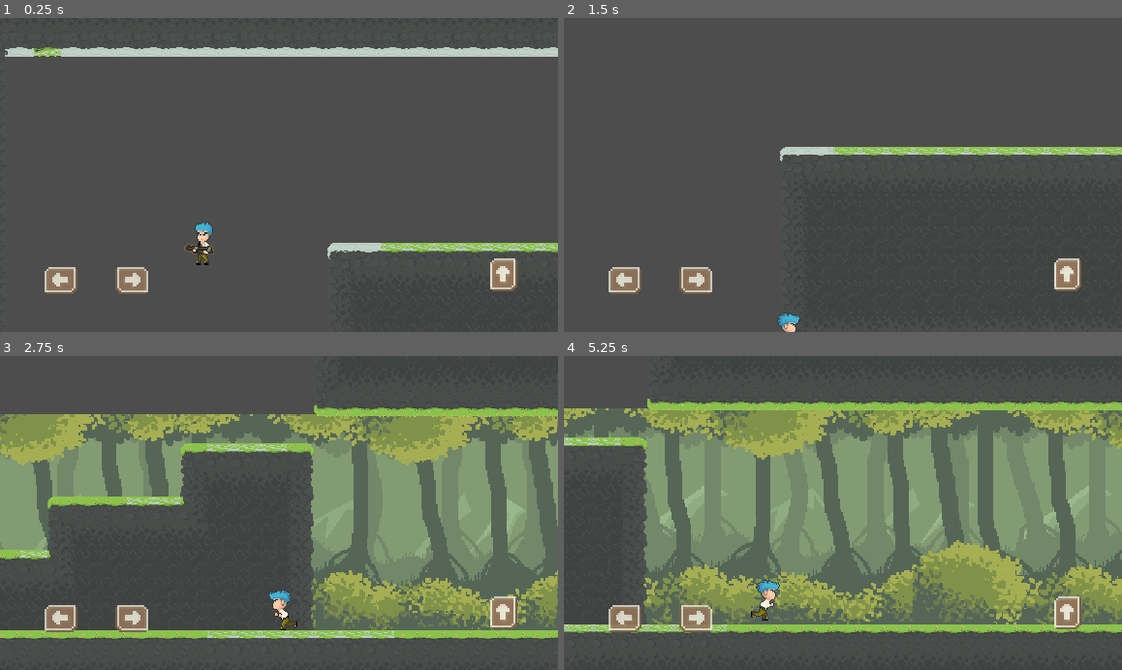
Above: before the commit, frames 1-4 (two rows, left to right).
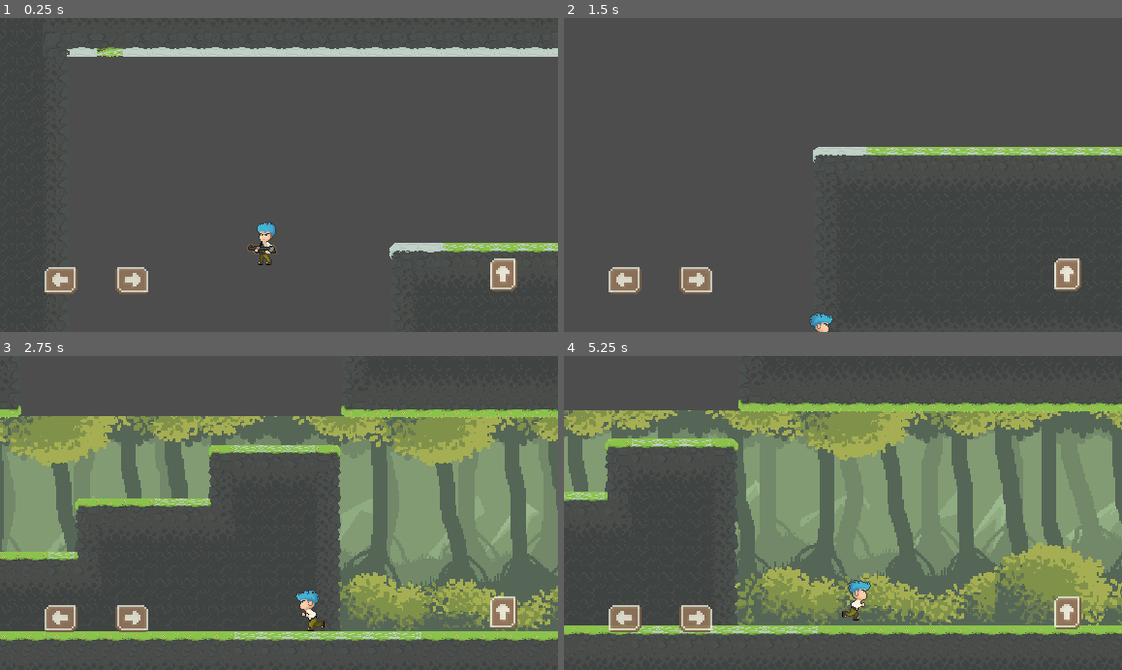
Above: after the commit, the same moments.

Repository: unacosarara/lead_ally
Game: Godot game, scene res://lead/ecenas/stage.tscn
The game is run twice, just before and just after one commit, with the same random seed, the same clock (stepped at 60 frames per second) and the same inputs.
Inputs:
- Up to frame 1 (0.25 s): no input
- Up to frame 2 (1.5 s): tap Enter (ui_accept) at 0.5, 0.77 s; hold Right (ui_right) from 0.53 s (still down)
- Up to frame 3 (2.75 s): tap Enter (ui_accept) at 1.52 s; release Right (ui_right) at 2.03 s; hold Left (ui_left) from 2.03 s (still down)
- Up to frame 4 (5.25 s): release Left (ui_left) at 2.78 s; hold Right (ui_right) 2.78-4.28 s; tap Enter (ui_accept) at 3.02, 3.77, 4.52 s; hold Left (ui_left) 4.28-5.03 s; hold Right (ui_right) from 5.03 s (still down)

The runs differ from the first frame. In frame 1, 2.1% of the frame differs, in the area x 0-100%, y 9-79%; in frame 2, 1.1%; in frame 3, 28%; in frame 4, 39%, in the area x 0-100%, y 13-89%.

Commit message:
0.1.1

Diff:
--- a/lead/ecenas/stage.tscn
+++ b/lead/ecenas/stage.tscn
@@ -6,6 +6,18 @@
 [ext_resource type="Texture2D" uid="uid://cb1ccepawnxpr" path="res://lead/sprites/fondo/1/bosque_back.png" id="4_ht20t"]
 [ext_resource type="Texture2D" uid="uid://b75oh3tf0qw85" path="res://lead/sprites/fondo/1/bosque_front.png" id="5_s5llt"]
 [ext_resource type="Texture2D" uid="uid://4korgkxyf1ht" path="res://lead/sprites/fondo/1/albusto.png" id="6_vmj1j"]
+
+[sub_resource type="RectangleShape2D" id="RectangleShape2D_tns0p"]
+size = Vector2(254.545, 20)
+
+[sub_resource type="RectangleShape2D" id="RectangleShape2D_vsqui"]
+size = Vector2(131.768, 20)
+
+[sub_resource type="RectangleShape2D" id="RectangleShape2D_ak76u"]
+size = Vector2(162.525, 50.9639)
+
+[sub_resource type="RectangleShape2D" id="RectangleShape2D_yj4j2"]
+size = Vector2(157.475, 20)
 
 [node name="Node2D" type="Node2D"]
 
@@ -15,7 +27,31 @@
 texture = ExtResource("1_2d7ut")
 
 [node name="CollisionPolygon2D" type="CollisionPolygon2D" parent="StaticBody2D"]
-polygon = PackedVector2Array(-2332, 284, -2340, 868, 978, 860, 954, 380, 1466, 388, 1444, -92, 1932, -132, 1940, -260, 820, -252, 820, -44, 1288.96, -44.3435, 1314, 196, 130, 196, 138, 452, 850, 436, 834, 708, -2204, 700, -2208, 444, -290, 436, -290, 262)
+polygon = PackedVector2Array(-2332, 284, -2340, 868, 978, 860, 979, 441, 1487, 372, 1484, -58, 1933, -141, 1935, -553, 1335, -608, 625, -589, 625, -62, -325, -60, -338, 45, -272, 54, -268, -33, 659, -33, 658, -481, 1335, -481, 1335, -469, 1845, -470, 1846, -268, 1338, -268, 1336, -255, 824, -255, 826, -34, 1303, -33, 1314, 196, 130, 196, 138, 452, 826, 446, 825, 705, -2208, 705, -2208, 446, -268, 446, -271, 270, -430.808, 263.517)
+
+[node name="CollisionShape2D" type="CollisionShape2D" parent="StaticBody2D"]
+position = Vector2(-490, 683)
+scale = Vector2(0.99, 0.83)
+shape = SubResource("RectangleShape2D_tns0p")
+one_way_collision = true
+
+[node name="CollisionShape2D2" type="CollisionShape2D" parent="StaticBody2D"]
+position = Vector2(-263.225, 618)
+scale = Vector2(0.99, 0.83)
+shape = SubResource("RectangleShape2D_vsqui")
+one_way_collision = true
+
+[node name="CollisionShape2D3" type="CollisionShape2D" parent="StaticBody2D"]
+position = Vector2(-119.45, 566.85)
+scale = Vector2(0.99, 0.83)
+shape = SubResource("RectangleShape2D_ak76u")
+one_way_collision = true
+
+[node name="CollisionShape2D4" type="CollisionShape2D" parent="StaticBody2D"]
+position = Vector2(38.05, 490)
+scale = Vector2(0.99, 0.83)
+shape = SubResource("RectangleShape2D_yj4j2")
+one_way_collision = true
 
 [node name="yosef" parent="." instance=ExtResource("1_pl6ek")]
 position = Vector2(-25, 159)
--- a/lead/ecenas/yosef.gd
+++ b/lead/ecenas/yosef.gd
@@ -7,6 +7,7 @@
 var gravity = ProjectSettings.get_setting("physics/2d/default_gravity")
 @export var animtrtee: AnimationTree
 @export var camara: Camera2D
+
 
 
 func _physics_process(delta):
@@ -28,7 +29,10 @@
 		$sprite_sheet_yosef.position.x = 0
 		$sprite_sheet_yosef.flip_h = false
 	if direction:
-		camara.offset.x = direction * 74
+		if direction > 0 :
+			camara.position.x = 30
+		elif direction < 0 :
+			camara.position.x = -100
 		velocity.x = direction * SPEED
 		animtrtee.set("parameters/conditions/is_run", true)
 		animtrtee.set("parameters/conditions/is_idle", false)
--- a/lead/ecenas/yosef.tscn
+++ b/lead/ecenas/yosef.tscn
@@ -947,7 +947,7 @@
 action = "ui_accept"
 
 [node name="Camera2D" type="Camera2D" parent="."]
-offset = Vector2(74.72, 4.135)
+offset = Vector2(0, 4)
 zoom = Vector2(0.86, 0.86)
 position_smoothing_enabled = true
 position_smoothing_speed = 3.44
Not shown: 1 places in lead/ecenas/stage.tscn that only renumber resources
Not shown, added: lead/sprites/lead.png.import
